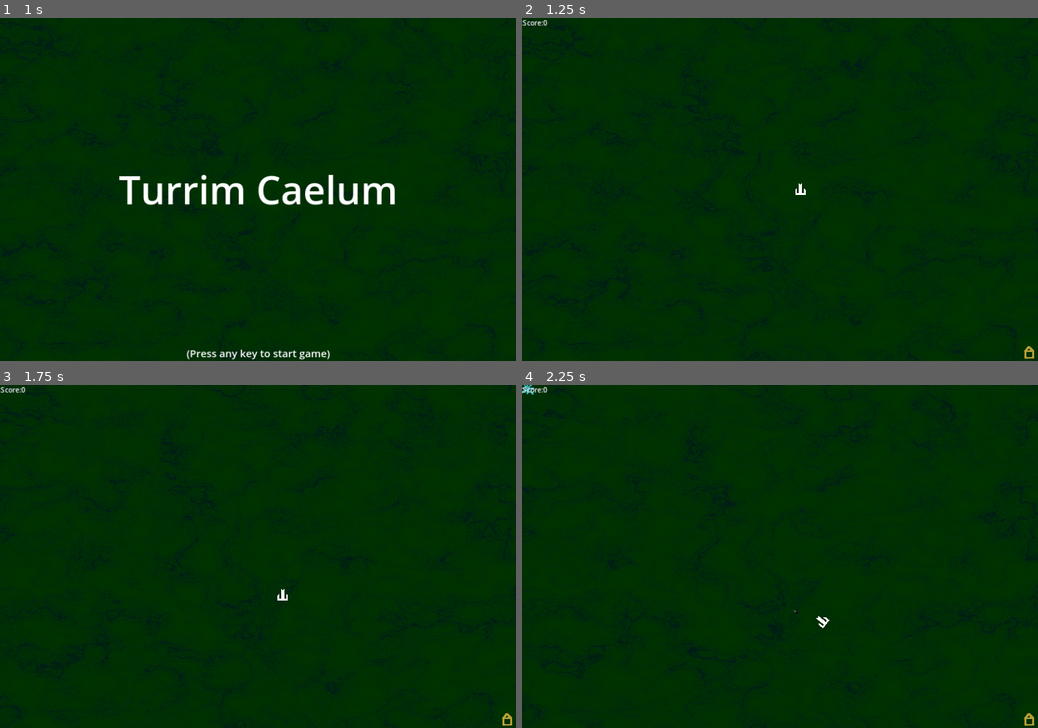
Above: before the commit, frames 1-4 (two rows, left to right).
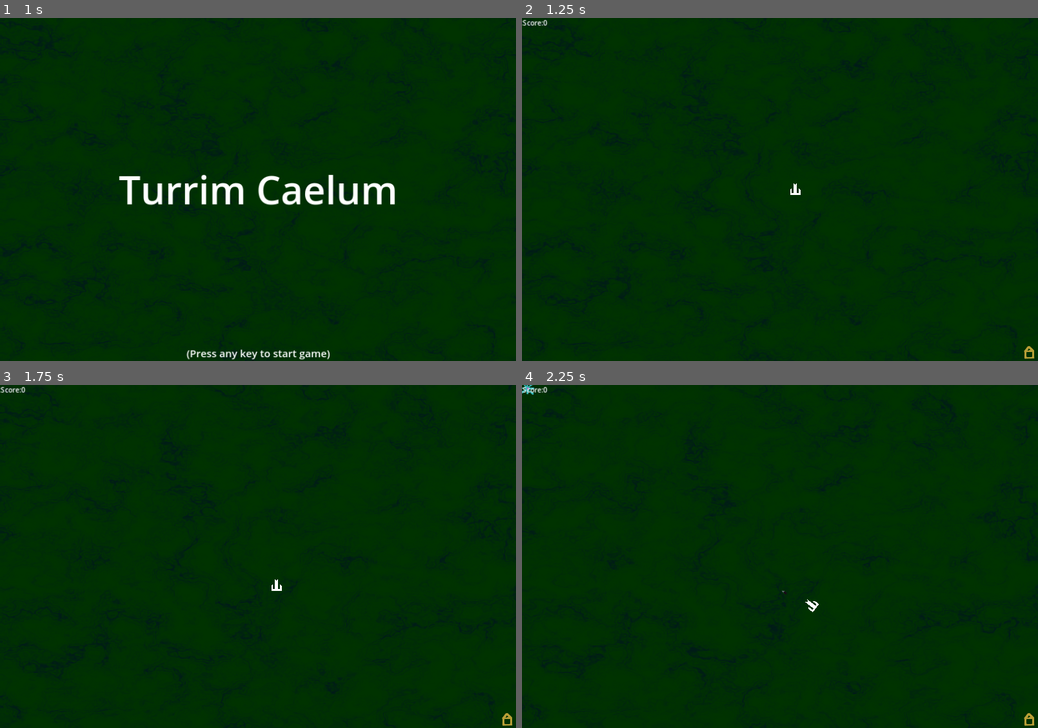
Above: after the commit, the same moments.

Repository: Habidakus/turrim-caelum
Game: Godot game, scene res://main.tscn
Two runs of this game, one before a commit and one after it. Both use one fixed random seed, a clock stepped at 60 frames per second and the inputs below. The engine's default icon, where the game draws it, is replaced by a stand-in: a white triangle on a blue panel in a dark square.
Inputs (mouse positions are in pixels of both pictures, inside the frame that each line leads up to):
- Up to frame 1 (1 s): tap Enter (pause) at 0.5 s; move the mouse to (371, 172) at 0.52 s; hold D (move_right) from 0.53 s (still down); click (371, 172) at 0.67 s
- Up to frame 2 (1.25 s): keep holding D (move_right)
- Up to frame 3 (1.75 s): move the mouse to (154, 573) at 1.27 s; release D (move_right) at 1.28 s; hold S (move_down) from 1.28 s (still down)
- Up to frame 4 (2.25 s): tap Space at 2 s; move the mouse to (831, 481) at 2.02 s; release S (move_down) at 2.03 s; hold D (move_right) from 2.03 s (still down)

Frame 1 is identical in both runs. In frame 2, less than 0.1% of the frame differs, in the area x 52-55%, y 48-52%; in frame 3, less than 0.1%; in frame 4, less than 0.1%, in the area x 50-60%, y 59-71%.

Commit message:
advancement requirements and dynamic text/value, autospend advancement

Diff:
--- a/CardData.gd
+++ b/CardData.gd
@@ -2,7 +2,14 @@
 
 class_name CardData
 
-enum BoonType { playerSpeed, bulletSpeed, fireRate, bulletLife, moreDamage }
+enum BoonType {
+	playerSpeed,
+	bulletSpeed,
+	fireRate,
+	bulletLife,
+	moreDamage,
+	autospend
+}
 
 @export_group("Text")
 @export var cardName : String
@@ -11,3 +18,15 @@
 @export_group("boon")
 @export var boonType : BoonType
 @export var boonMultiple : float
+
+func is_possible(_player: Player, _cardData: CardData) -> bool:
+	return true
+
+func initialize_for_purchase(_player: Player, _cardData: CardData):
+	pass
+
+func get_description(_player: Player, _cardData: CardData) -> String:
+	return description
+
+func get_multiple(_player: Player, _cardData: CardData) -> float:
+	return boonMultiple
--- /dev/null
+++ b/Data/autospend_once.tres
@@ -0,0 +1,10 @@
+[gd_resource type="Resource" load_steps=2 format=3 uid="uid://cdo4c160nbs8s"]
+
+[ext_resource type="Script" path="res://Data/cardData_autospend.gd" id="1_28yxa"]
+
+[resource]
+script = ExtResource("1_28yxa")
+cardName = "Accountant"
+description = "No need to hit ENTER to spend points - the selection will appear as soon as available."
+boonType = 5
+boonMultiple = 0.0
--- /dev/null
+++ b/Data/cardData_autospend.gd
@@ -0,0 +1,4 @@
+extends CardData
+
+func is_possible(player: Player, _cardData: CardData) -> bool:
+	return player.autospend == false
--- /dev/null
+++ b/Data/cardData_fasterBullets.gd
@@ -0,0 +1,6 @@
+extends CardData
+
+var newBulletsPerMinute;
+
+func is_possible(player: Player, cardData: CardData) -> bool:
+	return get_multiple(player, cardData) * player.bullet_speed > player.speed
--- /dev/null
+++ b/Data/cardData_fasterPlayer.gd
@@ -0,0 +1,4 @@
+extends CardData
+
+func is_possible(player: Player, cardData: CardData) -> bool:
+	return cardData.get_multiple(player, cardData) * player.speed < player.bullet_speed
--- /dev/null
+++ b/Data/cardData_fasterRateOfFire.gd
@@ -0,0 +1,17 @@
+extends CardData
+
+var newBulletsPerMinute;
+
+func is_possible(player: Player, cardData: CardData) -> bool:
+	return get_multiple(player, cardData) * player.bullet_speed > player.speed
+
+func initialize_for_purchase(_player: Player, _cardData: CardData):
+	var currentBulletsPerMinute = 60 / _player.rate_of_fire
+	newBulletsPerMinute = (60 * (_cardData.boonMultiple - 1) + currentBulletsPerMinute)
+
+func get_description(_player: Player, _cardData: CardData) -> String:
+	return str(description, "Increase to ", newBulletsPerMinute, " bullets/minute")
+
+func get_multiple(_player: Player, _cardData: CardData) -> float:
+	var currentBulletsPerMinute = 60 / _player.rate_of_fire
+	return newBulletsPerMinute / currentBulletsPerMinute
--- a/Data/fasterBullets_a1.tres
+++ b/Data/fasterBullets_a1.tres
@@ -1,11 +1,11 @@
-[gd_resource type="Resource" script_class="CardData" load_steps=2 format=3 uid="uid://dncxuxi5ptjiu"]
+[gd_resource type="Resource" load_steps=2 format=3 uid="uid://dncxuxi5ptjiu"]
 
-[ext_resource type="Script" path="res://CardData.gd" id="1_ekwdw"]
+[ext_resource type="Script" path="res://Data/cardData_fasterBullets.gd" id="1_ywrvf"]
 
 [resource]
-script = ExtResource("1_ekwdw")
+script = ExtResource("1_ywrvf")
 cardName = "Rocket Bullets"
 description = "Replace bullets with rockets:
-+33% bullet travel speed"
++ 50% faster speed"
 boonType = 1
-boonMultiple = 1.33
+boonMultiple = 1.5
--- a/Data/fasterBullets_a2.tres
+++ b/Data/fasterBullets_a2.tres
@@ -1,11 +1,11 @@
-[gd_resource type="Resource" script_class="CardData" load_steps=2 format=3 uid="uid://s8vdyytovc4r"]
+[gd_resource type="Resource" load_steps=2 format=3 uid="uid://s8vdyytovc4r"]
 
-[ext_resource type="Script" path="res://CardData.gd" id="1_7nm5e"]
+[ext_resource type="Script" path="res://Data/cardData_fasterBullets.gd" id="1_ufkfv"]
 
 [resource]
-script = ExtResource("1_7nm5e")
+script = ExtResource("1_ufkfv")
 cardName = "Gyrojet Bullets"
 description = "Gyrojet backing means bullets fly faster:
-+33% bullet travel speed"
++ 25% faster bullets"
 boonType = 1
-boonMultiple = 1.33
+boonMultiple = 1.25
--- a/Data/fasterFireRate_a1.tres
+++ b/Data/fasterFireRate_a1.tres
@@ -1,11 +1,11 @@
-[gd_resource type="Resource" script_class="CardData" load_steps=2 format=3 uid="uid://dg1jy743y60wc"]
+[gd_resource type="Resource" load_steps=2 format=3 uid="uid://dg1jy743y60wc"]
 
-[ext_resource type="Script" path="res://CardData.gd" id="1_otuwx"]
+[ext_resource type="Script" path="res://Data/cardData_fasterRateOfFire.gd" id="1_omglu"]
 
 [resource]
-script = ExtResource("1_otuwx")
+script = ExtResource("1_omglu")
 cardName = "Gattling Gun"
 description = "Gattling Guns means more bullets:
-+33% fire speed"
+"
 boonType = 2
-boonMultiple = 1.33
+boonMultiple = 1.33333
--- a/Data/fasterPlayer_a1.tres
+++ b/Data/fasterPlayer_a1.tres
@@ -1,9 +1,9 @@
-[gd_resource type="Resource" script_class="CardData" load_steps=2 format=3 uid="uid://bwyk5dkqw45g2"]
+[gd_resource type="Resource" load_steps=2 format=3 uid="uid://bwyk5dkqw45g2"]
 
-[ext_resource type="Script" path="res://CardData.gd" id="1_iyf8o"]
+[ext_resource type="Script" path="res://Data/cardData_fasterPlayer.gd" id="1_gxpha"]
 
 [resource]
-script = ExtResource("1_iyf8o")
+script = ExtResource("1_gxpha")
 cardName = "High Octane Fuel"
 description = "High Octane Fuel makes for faster flying: +50% player speed"
 boonType = 0
--- a/Data/fasterPlayer_a2.tres
+++ b/Data/fasterPlayer_a2.tres
@@ -1,9 +1,9 @@
-[gd_resource type="Resource" script_class="CardData" load_steps=2 format=3 uid="uid://derr1esd7x2n6"]
+[gd_resource type="Resource" load_steps=2 format=3 uid="uid://derr1esd7x2n6"]
 
-[ext_resource type="Script" path="res://CardData.gd" id="1_u1gsb"]
+[ext_resource type="Script" path="res://Data/cardData_fasterPlayer.gd" id="1_j2mti"]
 
 [resource]
-script = ExtResource("1_u1gsb")
+script = ExtResource("1_j2mti")
 cardName = "Pure Fuel"
 description = "Nothing but the best for our pilots: +50% more speed"
 boonType = 0
--- a/card_template.gd
+++ b/card_template.gd
@@ -1,6 +1,6 @@
 extends Control
 
-var player = null
+var player : Player = null
 var mouseOver : bool = false
 var cardData : CardData = null
 
@@ -8,11 +8,11 @@
 func _ready():
 	pass # Replace with function body.
 
-func init(_cardData : CardData, _player):
+func init(_cardData : CardData, _player : Player):
 	player = _player
 	cardData = _cardData
 	$Label.text = cardData.cardName
-	$Description.text = cardData.description
+	$Description.text = cardData.get_description(_player, _cardData)
 
 func mouse_hover(is_hovering : bool):
 	if is_hovering:
--- a/hud.gd
+++ b/hud.gd
@@ -43,12 +43,12 @@
 	$MoneyValue.hide()
 	$MoneyLabel.hide()
 
-func init_card(card, cardData: CardData, player):
+func init_card(card, cardData: CardData, player : Player):
 	var cardTemplate = find_card_template(card)
 	if cardTemplate != null:
 		cardTemplate.init(cardData, player)
 
-func spend_points(cardA : CardData, cardB : CardData, cardC : CardData, player):
+func spend_points(cardA : CardData, cardB : CardData, cardC : CardData, player : Player):
 	init_card($CardA, cardA, player)
 	init_card($CardB, cardB, player)
 	init_card($CardC, cardC, player)
--- a/main.gd
+++ b/main.gd
@@ -10,6 +10,38 @@
 @export var mob_scene: PackedScene
 @export var player_scene: PackedScene
 @export var castle_scene: PackedScene
+
+# TODO List:
+#
+# Godot Tech to learn:
+# - settings screen
+# - local persistence
+# - more particle system
+# - controller support
+# - state machine (for use in which mode we're in: playing, scoreboard, info screen, etc...)
+#
+# Features to add:
+# - game outro (score, unlocks, etc...)
+# - high-score board
+# - highlight final "jag" of any particular path (the one that connects to the castle) with particles so that player is aware of when mobs are on a final approach
+#   - add new upgrade card that can reveal the penultimate jag
+# - barriers on the castle (unlocked via upgrades?)
+# - meta progression
+#   - permanently apply some upgrades
+#   - more maps:
+#     - rocks that will block both enemy paths & blow up the player
+#     - walls (like rocks, but much longer)
+# -     hostile zones that would blow up the player but allow mobs to pass through
+# - how to play screen
+# - general info screen
+# - more advancements:
+#   - multi shot
+#   - power shot
+#   - hailstorm
+#   - movement-based power attacks (move in circle, move in star pattern, etc...)
+#
+# Bugs to fix:
+# - Add sound & VFX feedback when selecting upgrade card
 
 var screen_size;
 var rng = RandomNumberGenerator.new()
@@ -17,7 +49,7 @@
 var spendable_money : int = 0
 var score = 0
 var mobId = 1
-var player = null
+var player : Player = null
 var castle = null
 
 var pathArray : Array = []
@@ -32,6 +64,7 @@
 	load("res://Data/fasterFireRate_a1.tres"),
 	load("res://Data/longLivedBullets_a1.tres"),
 	load("res://Data/lethalBullets_a1.tres"),
+	load("res://Data/autospend_once.tres"),
 ]
 
 signal increase_score(amount : int)
@@ -119,21 +152,34 @@
 
 func start_shopping():
 	possible_cards.shuffle()
-	$HUD.spend_points(possible_cards[0], possible_cards[1], possible_cards[2], player)
+	var cardA : CardData = null
+	var cardB : CardData = null
+	var cardC : CardData = null
+	for card in possible_cards:
+		card.initialize_for_purchase(player, card)
+		if card.is_possible(player, card):
+			if cardA == null:
+				cardA = card
+			elif cardB == null:
+				cardB = card
+			elif cardC == null:
+				cardC = card
+	$HUD.spend_points(cardA, cardB, cardC, player)
 
 # Called every frame. 'delta' is the elapsed time since the previous frame.
 func _process(_delta):
-	if Input.is_action_just_pressed("pause"):
-		if player != null && spendable_money > 0:
-			get_tree().paused = (get_tree().paused == false)
-			player_paused = get_tree().paused
-			if player_paused:
-				start_shopping()
-			else:
-				$HUD.stop_shopping()
-		return # gobble up the "Pause" press, so we don't accidently start the game
-	if player_paused:
-		return
+	if player != null:
+		if player_paused:
+			return
+		if player.autospend || Input.is_action_just_pressed("pause"):
+			if spendable_money > 0:
+				get_tree().paused = (get_tree().paused == false)
+				player_paused = get_tree().paused
+				if player_paused:
+					start_shopping()
+				else:
+					$HUD.stop_shopping()
+			return # gobble up the "Pause" press, so we don't accidently start the game
 	if get_tree().paused && $TitleTimer.is_stopped():
 		if Input.is_anything_pressed():
 			$HUD.start_game()
--- a/player.gd
+++ b/player.gd
@@ -1,14 +1,17 @@
 extends Area2D
 
-@export var speed = 200
+class_name Player
+
+@export var speed = 150
 @export var bullet_scene: PackedScene = null
 @export var explosion_scene : PackedScene
 var screen_size;
 var rate_of_fire : float = 1;
 var bullet_lifespan : float = 5.0;
-var bullet_speed : float = 100.0;
+var bullet_speed : float = 175.0;
 var bullet_damage : float = 1;
 var next_shot
+var autospend : bool = false;
 
 # Called when the node enters the scene tree for the first time.
 func _ready():
@@ -23,15 +26,17 @@
 	get_parent().player_has_spent()
 	match cardData.boonType:
 		CardData.BoonType.playerSpeed:
-			speed *= cardData.boonMultiple
+			speed *= cardData.get_multiple(self, cardData)
 		CardData.BoonType.bulletSpeed:
-			bullet_speed *= cardData.boonMultiple
+			bullet_speed *= cardData.get_multiple(self, cardData)
 		CardData.BoonType.fireRate:
-			rate_of_fire /= cardData.boonMultiple
+			rate_of_fire /= cardData.get_multiple(self, cardData)
 		CardData.BoonType.bulletLife:
-			bullet_lifespan *= cardData.boonMultiple
+			bullet_lifespan *= cardData.get_multiple(self, cardData)
 		CardData.BoonType.moreDamage:
-			bullet_damage *= cardData.boonMultiple
+			bullet_damage *= cardData.get_multiple(self, cardData)
+		CardData.BoonType.autospend:
+			autospend = true
 
 #func _draw():
 	#draw_line(Vector2.ZERO, to_local(draw_target), Color.RED, 5, true)
